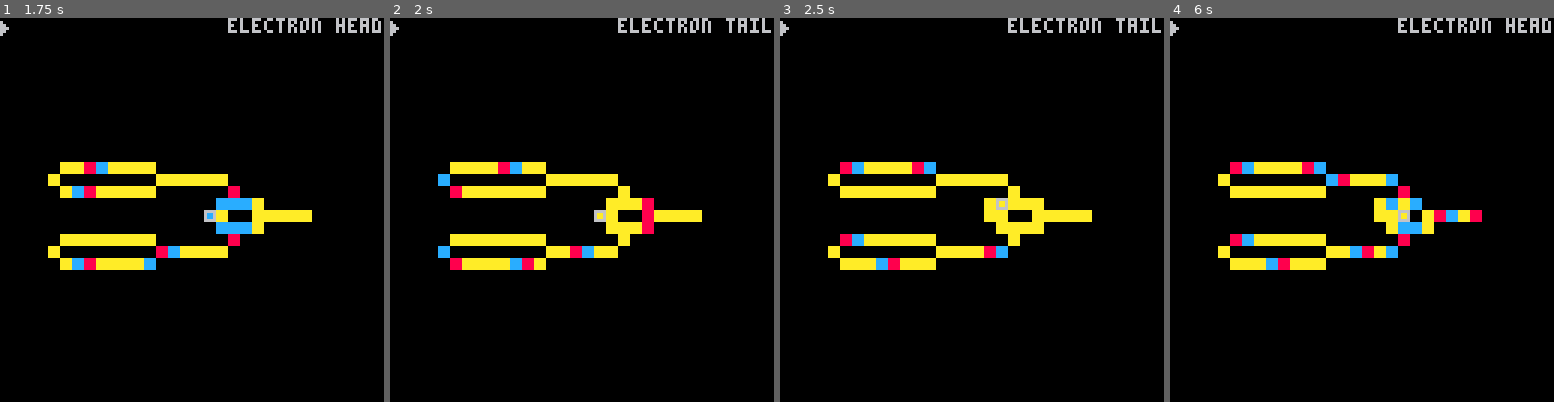
Above: before the commit, frames 1-4 (left to right).
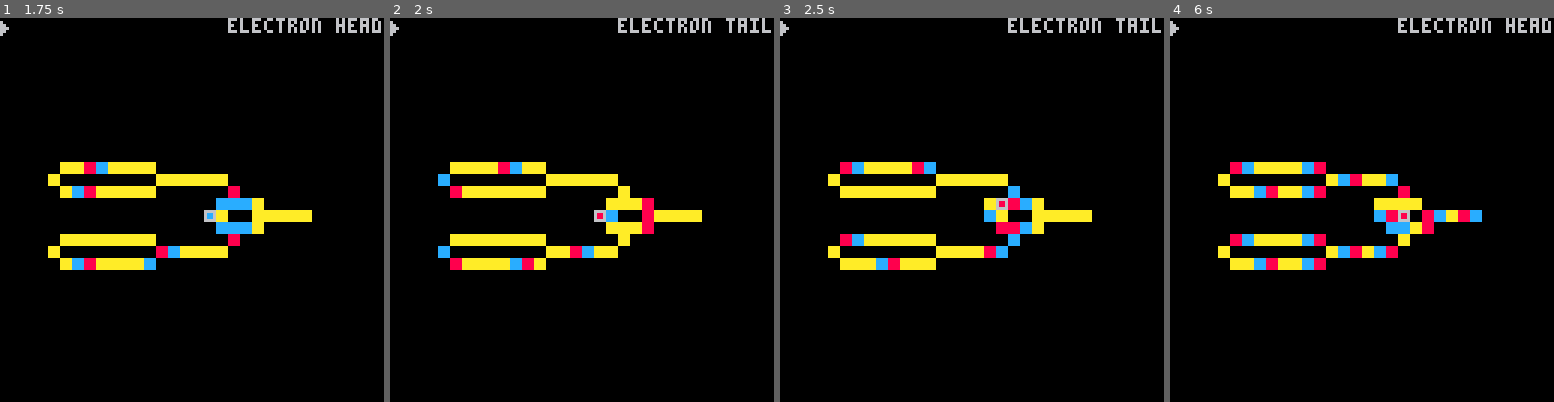
Above: after the commit, the same moments.

Repository: bpierre/pico-8-things
Game: PICO-8 cartridge wireworld.p8
The game is run twice, just before and just after one commit, with the same random seed, the same clock (stepped at 60 frames per second) and the same inputs.
Inputs:
- Up to frame 1 (1.75 s): tap X (X key) at 0.33, 1.07 s; tap O (Z key) at 0.7, 1.7 s; hold Right from 1.6 s (still down)
- Up to frame 2 (2 s): keep holding Right; tap X (X key) at 1.85 s
- Up to frame 3 (2.5 s): release Right at 2.1 s; tap O (Z key) at 2.1 s; hold Up 2.15-2.42 s; hold Right from 2.47 s (still down)
- Up to frame 4 (6 s): tap O (Z key) every 0.4 s from 2.5 to 5.7 s; tap X (X key) at 2.97, 4.08, 5.2 s; release Right at 3.03 s; hold Left 3.08-3.58 s; hold Down 3.63-3.97 s; hold Right 4.02-4.68 s; hold Up 4.73-5.03 s; hold Left 5.08-5.68 s; hold Down from 5.73 s (still down)

Frame 1 is identical in both runs. In frame 2, 0.1% of the frame differs, in the area x 53-60%, y 50-54%; in frame 3, 0.8%; in frame 4, 3.3%, in the area x 21-82%, y 37-66%.

Commit message:
Wireworld: fixes for web

Diff:
--- a/wireworld.p8
+++ b/wireworld.p8
@@ -11,7 +11,7 @@
 cursor_mode = 3
 grid = {}
 game_paused=false
-tick_time=0.2*60
+tick_time=0.2*30
 tick=tick_time
 
 type_empt=0
@@ -76,7 +76,7 @@
  if newx < grid_width and newx >= 0 then
   cursor_x = newx
  end
- if newy < grid_width and newy >= 0 then
+ if newy < grid_width and newy >= 2 then
   cursor_y = newy
  end
 end
@@ -119,7 +119,7 @@
  end
 end
 
-function _update60()
+function _update()
  if (not game_paused) game_tick()
  if (btnp(0)) move_cursor(-1,0)
  if (btnp(1)) move_cursor(1,0)
@@ -134,7 +134,6 @@
   else
    cursor_mode = 0
   end
-  --grid[cursor_y+1][cursor_x+1] = 2
  end
  if btnp(6) then
   game_paused = not game_paused
